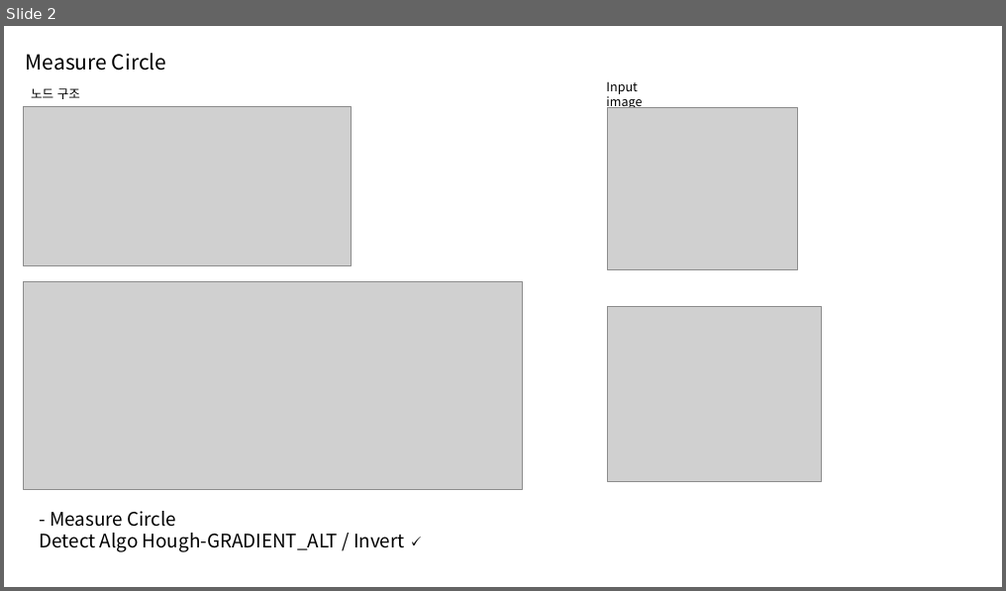
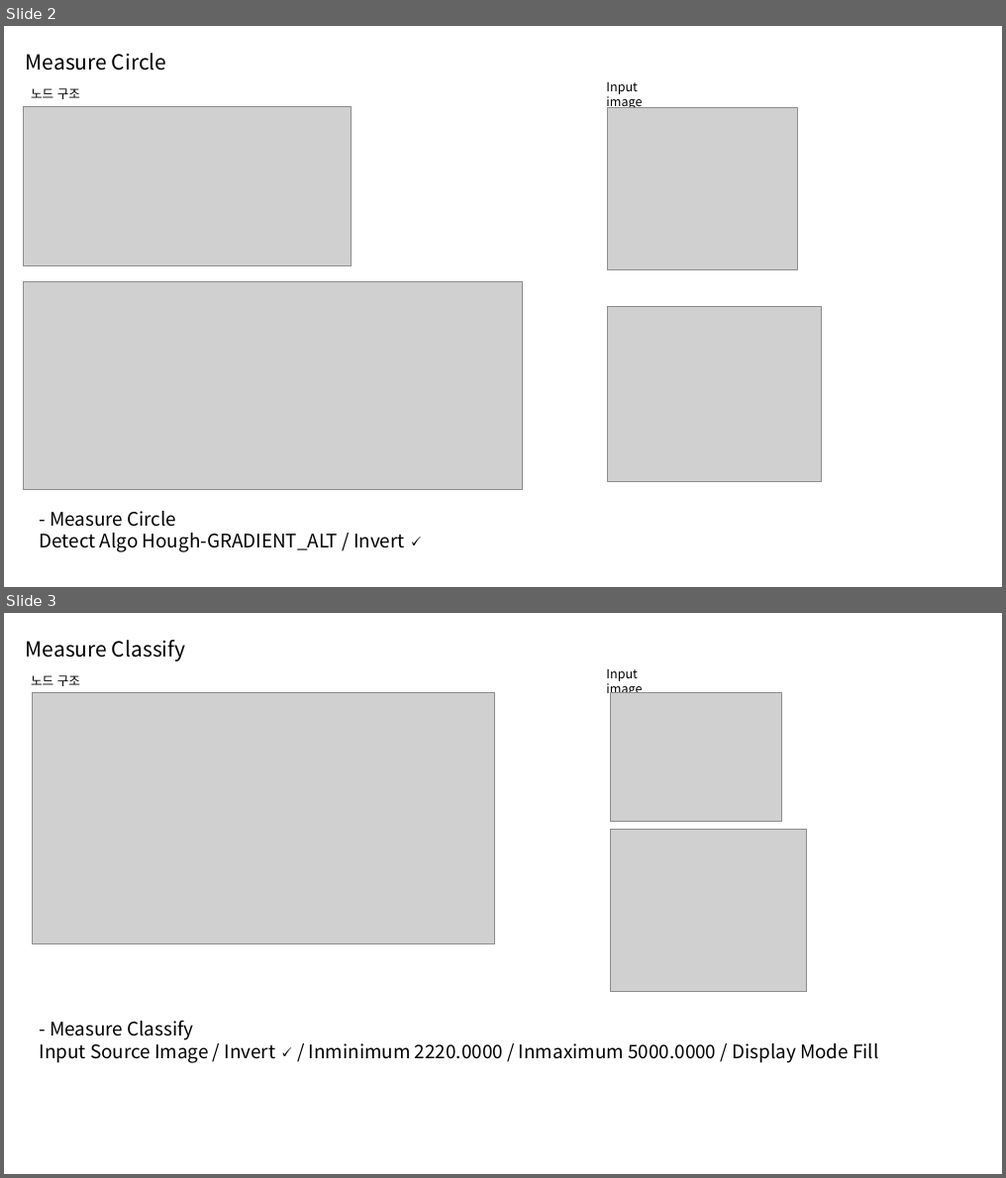
Before and after one commit to gyuri1220/opencv_study, a slide deck: LucusEdge 자료_0522.pptx. Shown one above the other, each under a label of ours: slide 2 before the commit, slides 2 and 3 after it. The pictures are 1006x591 and 1006x1178 pixels, drawn with LibreOffice and Linux fonts; fonts in the diff are those of the drawing; grey boxes stand for pictures. Boxes give left, top, right and bottom in pixels: in the first picture for what was removed or moved away, otherwise in the second. Text is boxed around its words. In the diff, an @@ line names an element or a change of style, - is before the commit and + after.

Commit message:
measure classify, compare, distance, level

```diff
--- a/LucusEdge 자료_0522.pptx
+++ b/LucusEdge 자료_0522.pptx
@@ slide 3 added at bbox=[4, 613, 1002, 1174], background #FFFFFF @@
@@ title added at bbox=[26, 640, 185, 662], 20 pt, text #000000 @@
+Measure Classify
@@ text added at bbox=[606, 668, 642, 697], 12 pt, text #000000 @@
+Input image
@@ text added at bbox=[31, 675, 80, 686], 12 pt, text #000000 @@
+노드 구조
@@ picture added at bbox=[32, 693, 494, 945] @@
@@ picture added at bbox=[611, 693, 782, 822] @@
@@ picture added at bbox=[611, 830, 807, 992] @@
@@ text added at bbox=[40, 1020, 878, 1063], 18 pt, text #000000 @@
+- Measure Classify
+Input Source Image / Invert 🗸 / Inminimum 2220.0000 / Inmaximum 5000.0000 / Display Mode Fill
```
Also in this commit, not shown: 1 slide changed, 7 other slides added, 1 slide removed, 3 other files.
